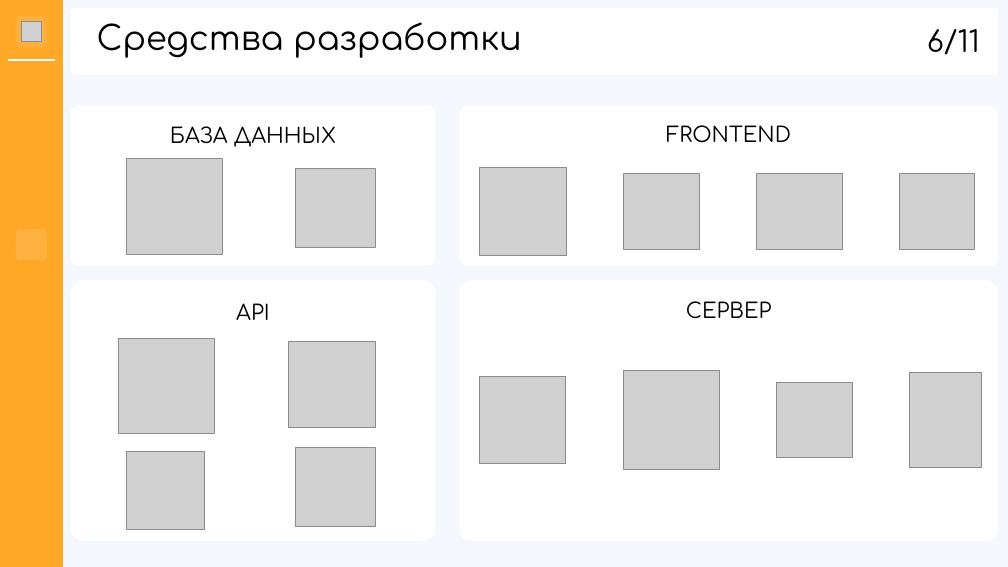
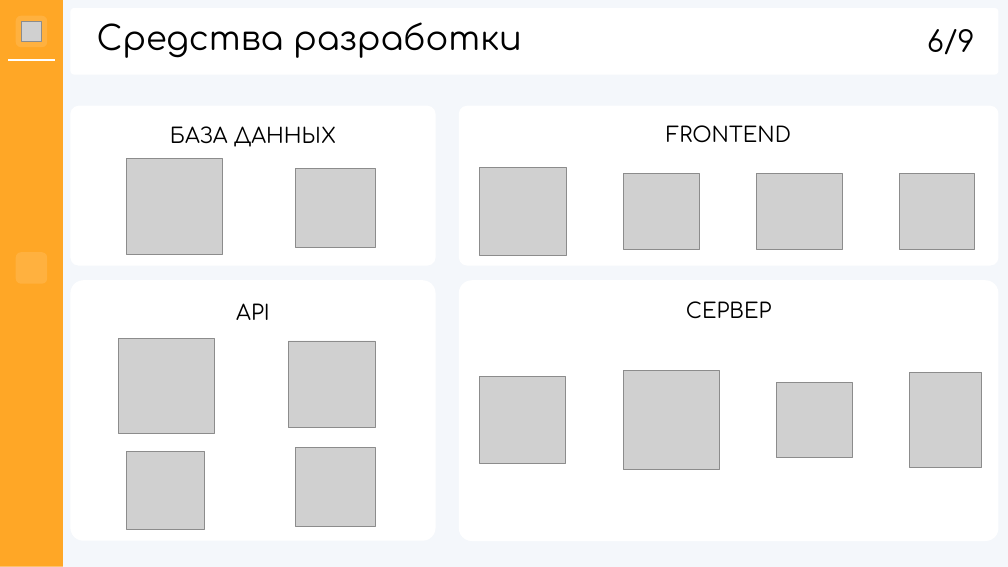
Before and after one commit to hhallva/cmdnt-website, a slide deck: slide 6 of КП/Презентация/Презентация.pptx. Drawn at 1008x567 pixels with LibreOffice and Linux fonts; fonts in the diff are those of the drawing; grey boxes stand for pictures; background and template pictures are left out. Boxes give left, top, right and bottom in pixels: in the first picture for what was removed or moved away, otherwise in the second. Text is boxed around its words. In the diff, an @@ line names an element or a change of style, - is before the commit and + after.

```diff
--- a/КП/Презентация/Презентация.pptx
+++ b/КП/Презентация/Презентация.pptx
@@ text at bbox=[927, 29, 975, 54]: text changed @@
-6/11
+6/9
@@ rounded rectangle: place and size @@
-rounded rectangle at bbox=[16, 229, 48, 261]
+rounded rectangle at bbox=[16, 253, 48, 284]
```
Also in this commit, not shown: 9 other slides changed, 1 slide removed, 2 other files.
